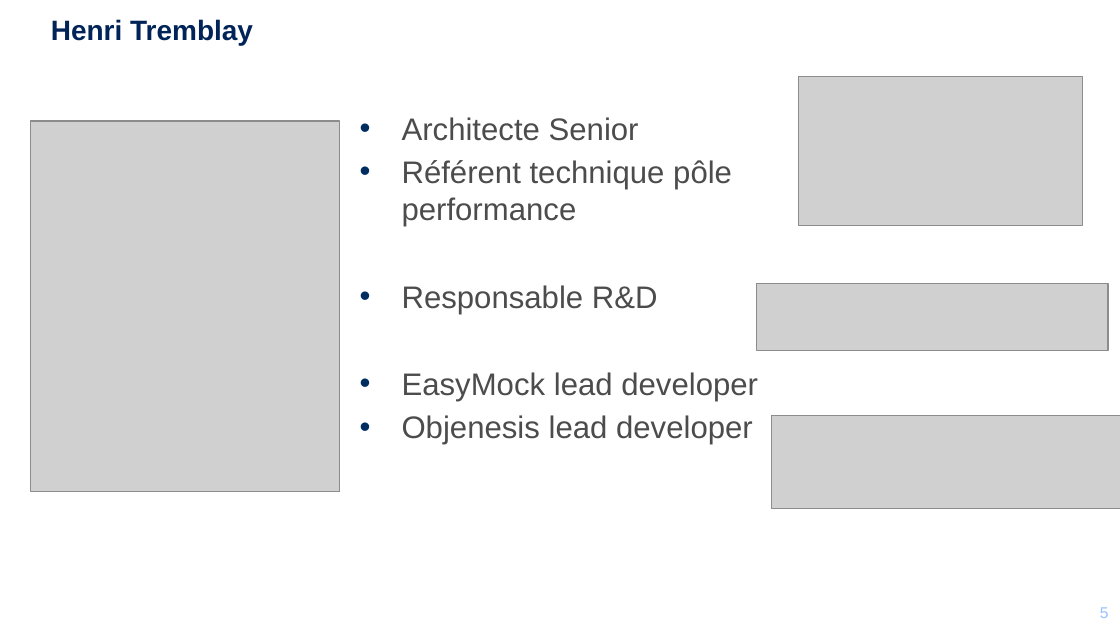
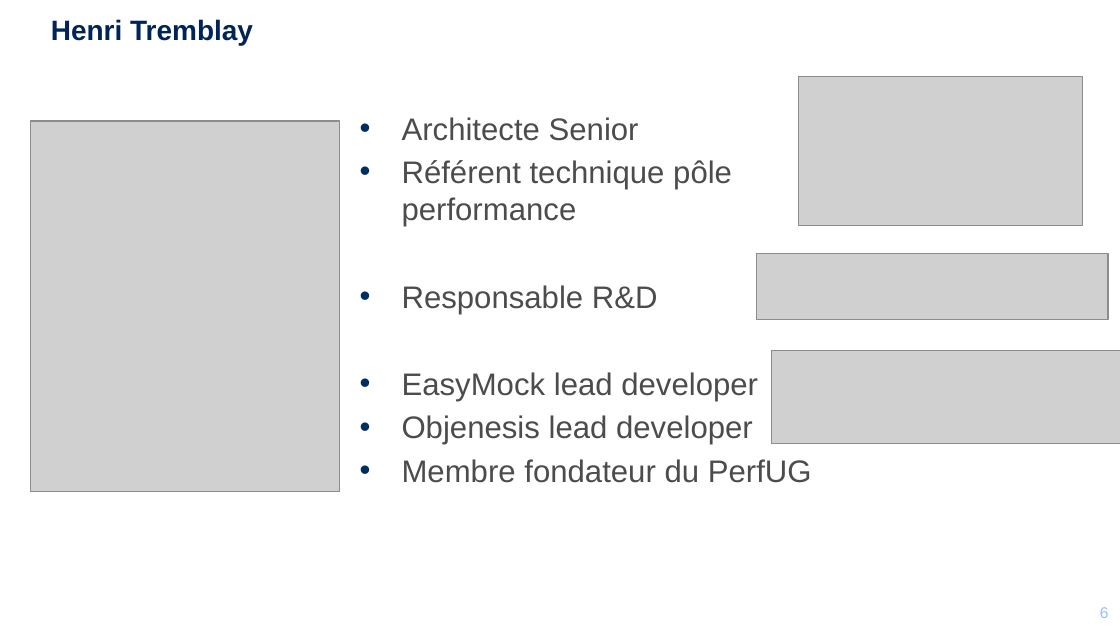
Before and after one commit to mikrob/perfuniversity, a slide deck: slide 6 of PerfUniversity.pptx (slide 5 before the commit). Drawn at 1120x630 pixels with LibreOffice and Linux fonts; fonts in the diff are those of the drawing; grey boxes stand for pictures; background and template pictures are left out. Boxes give left, top, right and bottom in pixels: in the first picture for what was removed or moved away, otherwise in the second. Text is boxed around its words. In the diff, an @@ line names an element or a change of style, - is before the commit and + after.

```diff
--- a/PerfUniversity.pptx
+++ b/PerfUniversity.pptx
@@ picture: place and size @@
-picture at (757,283,1109,349)
+picture at (757,253,1109,319)
@@ picture: place and size @@
-picture at (772,416,1120,508)
+picture at (772,351,1120,444)
@@ text at (402,459,812,483): paragraph added @@
+• Membre fondateur du PerfUG
```
Also in this commit, not shown: 6 other slides changed, 1 slide added, 1 slide removed.
